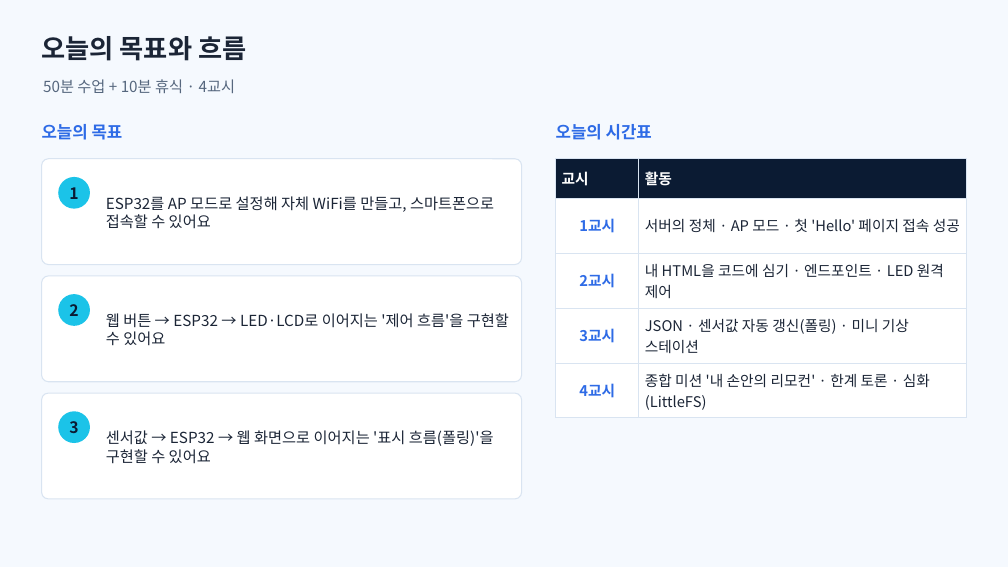
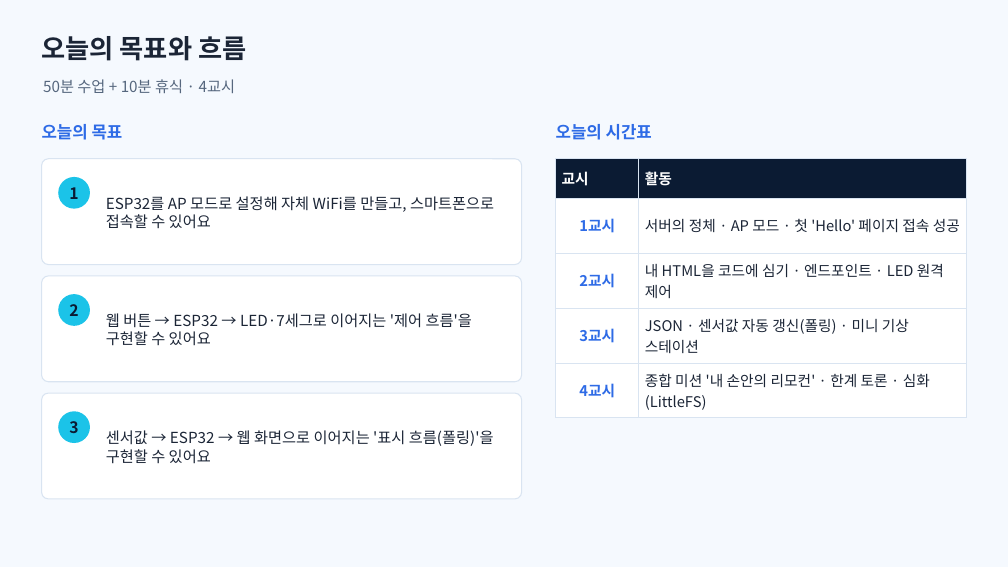
Before and after one commit to ralralra/eps32, a slide deck: slide 2 of esp32-class-projects/02_sessions/slides/3회차_ESP32_웹서버.pptx. Drawn at 1008x567 pixels with LibreOffice and Linux fonts; fonts in the diff are those of the drawing. Boxes give left, top, right and bottom in pixels: in the first picture for what was removed or moved away, otherwise in the second. Text is boxed around its words. In the diff, an @@ line names an element or a change of style, - is before the commit and + after.

```diff
--- a/esp32-class-projects/02_sessions/slides/3회차_ESP32_웹서버.pptx
+++ b/esp32-class-projects/02_sessions/slides/3회차_ESP32_웹서버.pptx
@@ text at (106, 313, 472, 346): text changed @@
-웹 버튼 → ESP32 → LED·LCD로 이어지는 '제어 흐름'을 구현할 수 있어요
+웹 버튼 → ESP32 → LED·7세그로 이어지는 '제어 흐름'을 구현할 수 있어요
```
Also in this commit, not shown: 2 other slides changed, 33 other files.
